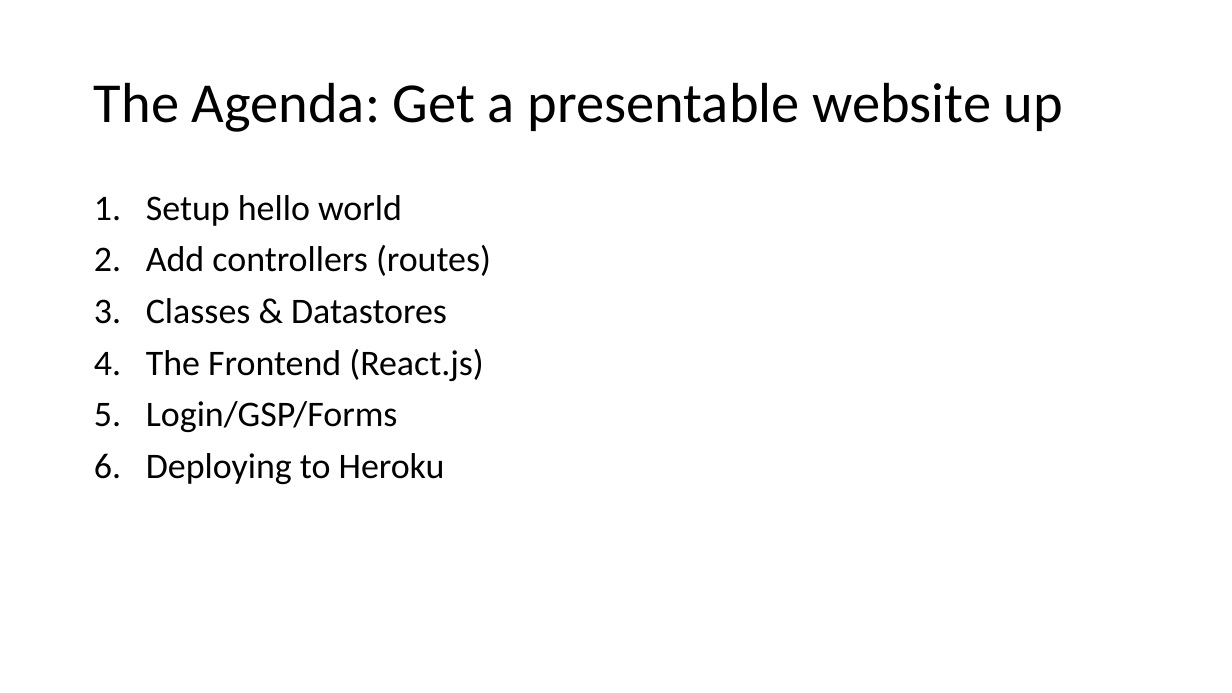
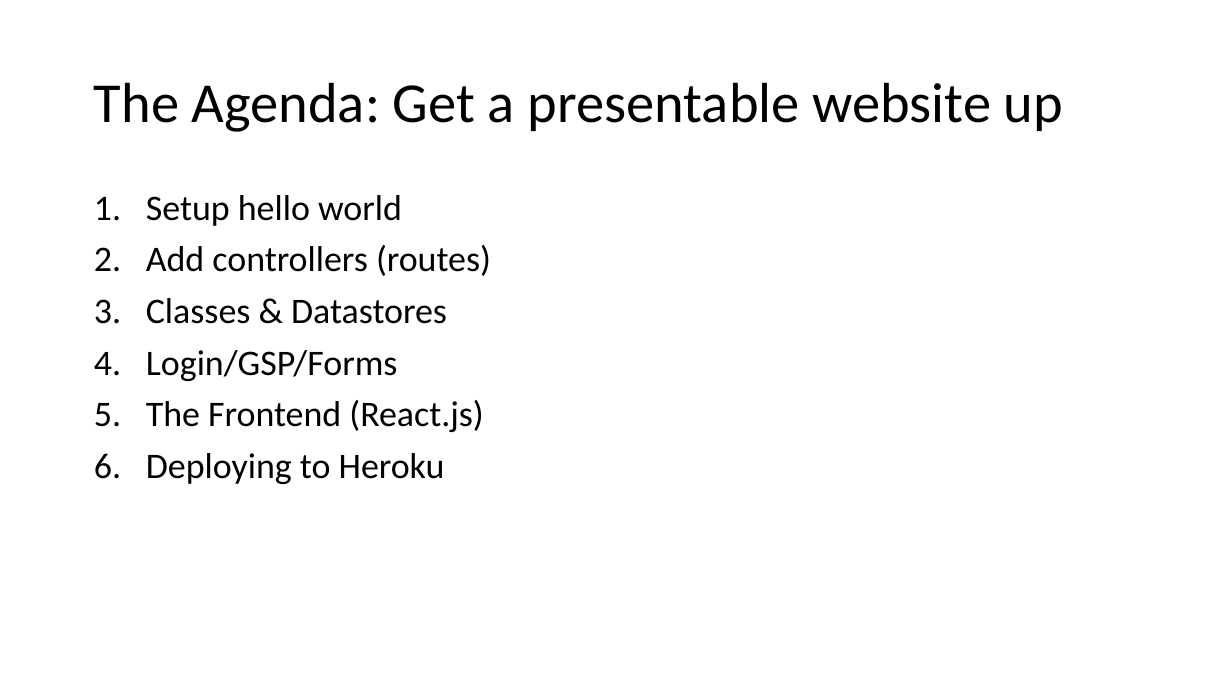
Before and after one commit to aibolit/SixOneFourEight, a slide deck: slide 6 of Presentation.pptx. Drawn at 1232x693 pixels with LibreOffice and Linux fonts; fonts in the diff are those of the drawing. Boxes give left, top, right and bottom in pixels: in the first picture for what was removed or moved away, otherwise in the second. Text is boxed around its words. In the diff, an @@ line names an element or a change of style, - is before the commit and + after.

```diff
--- a/Presentation.pptx
+++ b/Presentation.pptx
@@ text at (146, 350, 398, 381): paragraph added @@
+4. Login/GSP/Forms
@@ text at (146, 401, 398, 432): paragraph removed @@
-5. Login/GSP/Forms
```
Also in this commit, not shown: 2 other slides changed, 5 other files.
